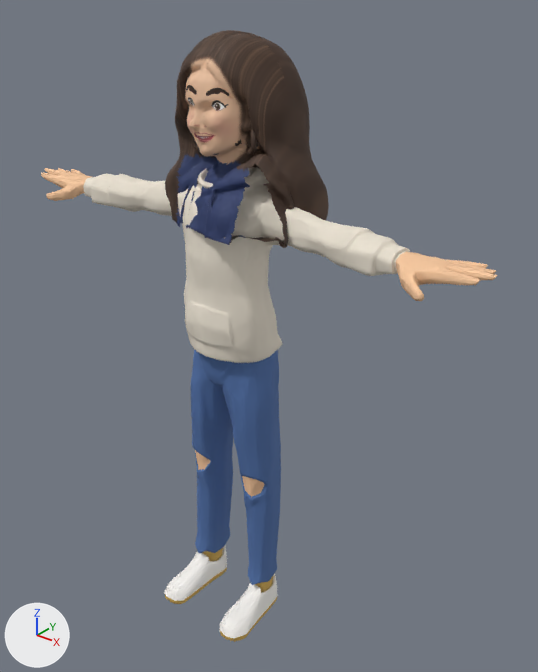
The glTF model dance/avatar/me.glb, before and after one commit.
Rendered twice from a 50 mm lens placed at (1.424, -1.65, 2.073), pointed at (0.069, 0.043, 1.023). Arrows for +X, +Y and +Z are at lower left; the lights stay in place. The first picture is the older version. Where no turn or scale is listed for an object, it has been applied to the vertices. Vertices at exactly the same position are counted once.

The first picture shows 'Casual_Body.001', 'Casual_Feet.001', 'HeadMesh', 'Punk_Legs'.
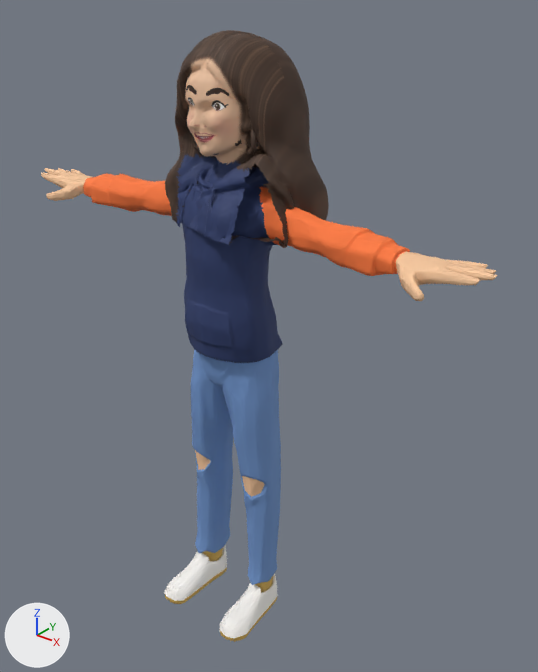
Where the change shows, as pixel boxes [x1, y1, x2, y2] in the pictures (538 x 672 px; the box of a moved part takes in the faces that stretch with it):
'Casual_Body.001', recoloured, surface changed (darker): [80, 167, 413, 363] in both
'Punk_Legs', recoloured (lighter): [191, 349, 281, 585] in both
part 1 of me_casual_body, moved or reshaped (mostly hidden): before [256, 186, 270, 238]; after [258, 185, 270, 238]
part 2 of me_casual_body, recoloured (pale yellow to orange): [83, 173, 410, 276] in both

What the commit changed:
Material 'Purple' (mat_purple) changes colour from pale yellow #ece3d3 to dark blue #2b3a67; in linear values from (0.839, 0.768, 0.651) to (0.0242, 0.0423, 0.136).
Material 'LightBlue' (mat_lightblue) changes colour from blue #4f6fa6 to blue #6f93c9; in linear values from (0.0782, 0.159, 0.381) to (0.159, 0.292, 0.584).
Material 'PurpleSleeves' (mat_purplesleeves) is new.
Its base color is (1.0, 0.195, 0.0467) (orange #ff7a3d).
Its roughness is 0.8.
me_casual_body has 24386 vertices, 48768 faces and spans x -0.84..0.84, y -0.2..0.09, z 1.0..1.57.
me_casual_body is used by ob_casual_body_001; location (0.0, 0.0, 0.0).
me_casual_body part 1: 24 vertices moved within x -0.17..0.17, y -0.11..0.01, z 1.42..1.53.
me_casual_body part 2: 8133 faces spanning x -0.6..0.6, y -0.14..0.01, z 1.37..1.54 switch from mat_purple (pale yellow #ece3d3) to mat_purplesleeves (orange #ff7a3d).
